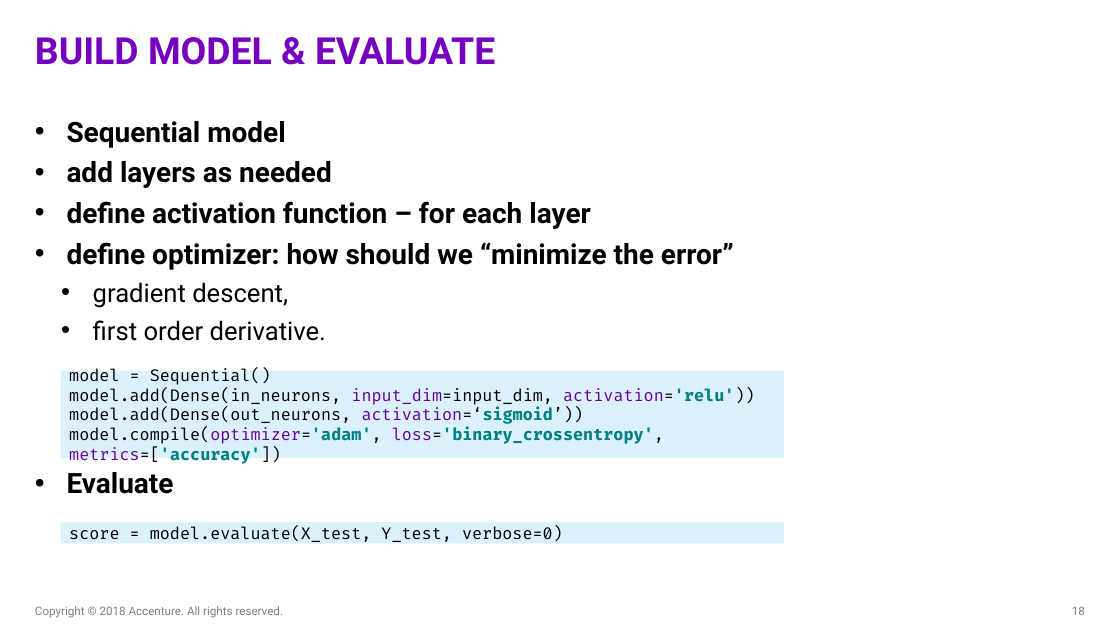
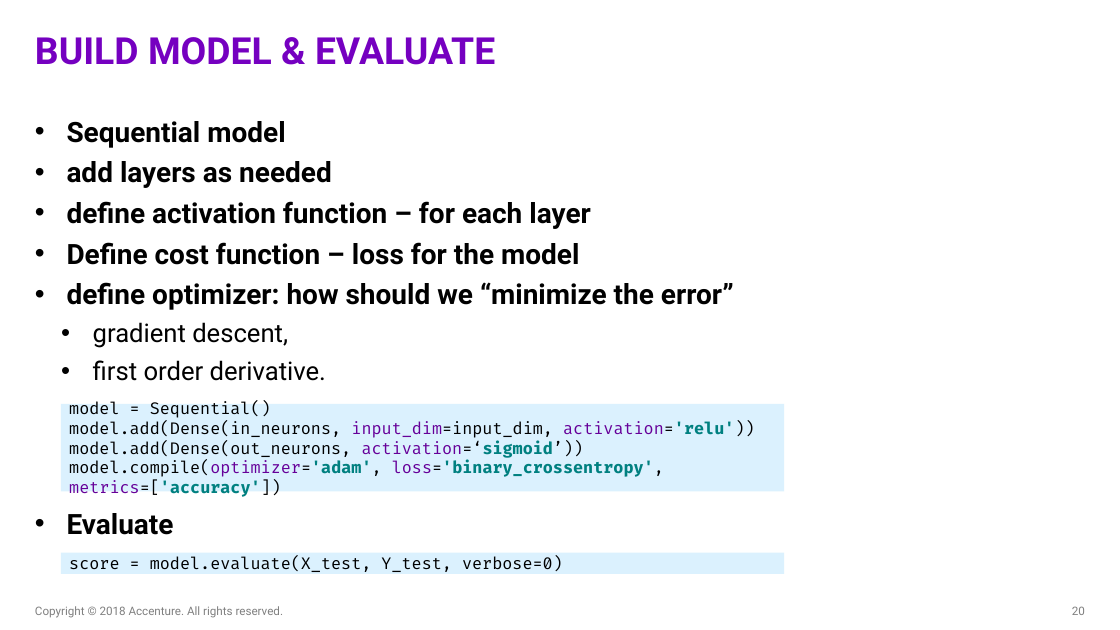
Before and after one commit to ameet123/na_la_nn, a slide deck: slide 20 of FY19 NA-LA.pptx (slide 18 before the commit). Drawn at 1120x630 pixels with LibreOffice and Linux fonts; fonts in the diff are those of the drawing. Boxes give left, top, right and bottom in pixels: in the first picture for what was removed or moved away, otherwise in the second. Text is boxed around its words. In the diff, an @@ line names an element or a change of style, - is before the commit and + after.

```diff
--- a/FY19 NA-LA.pptx
+++ b/FY19 NA-LA.pptx
@@ text at (67,242,579,265): paragraph added @@
+• Define cost function – loss for the model
@@ rectangle "model = Sequential() model.add(Dense(in_neurons, input_dim=i ...": place and size @@
-rectangle "model = Sequential() model.add(Dense(in_neurons, input_dim=i ..." at (60,371,784,458)
+rectangle "model = Sequential() model.add(Dense(in_neurons, input_dim=i ..." at (60,404,784,492)
@@ rectangle "score = model.evaluate(X_test, Y_test, verbose=0)": place and size @@
-rectangle "score = model.evaluate(X_test, Y_test, verbose=0)" at (60,523,784,544)
+rectangle "score = model.evaluate(X_test, Y_test, verbose=0)" at (60,553,784,574)
@@ page number at (1072,606,1085,615): text changed @@
-18
+20
```
Also in this commit, not shown: 6 other slides changed, 2 slides added.
